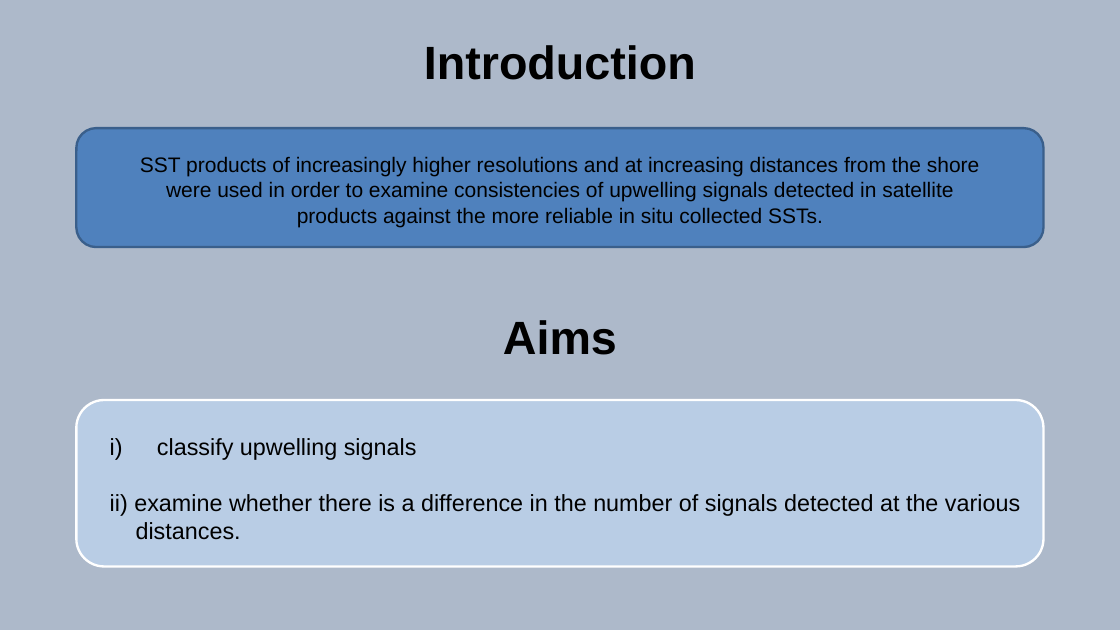
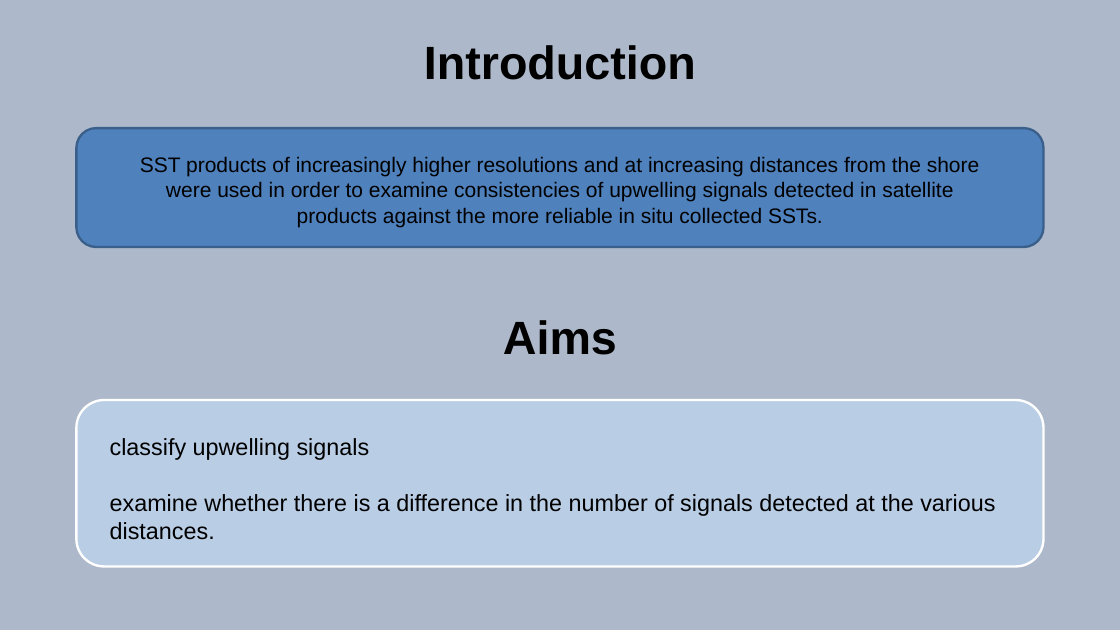
Before and after one commit to AmierohAbrahams/Upwelling_MCS, a slide deck: slide 3 of Presentation/Amieroh_P_new.pptx. Drawn at 1120x630 pixels with LibreOffice and Linux fonts; fonts in the diff are those of the drawing. Boxes give left, top, right and bottom in pixels: in the first picture for what was removed or moved away, otherwise in the second. Text is boxed around its words. In the diff, an @@ line names an element or a change of style, - is before the commit and + after.

```diff
--- a/Presentation/Amieroh_P_new.pptx
+++ b/Presentation/Amieroh_P_new.pptx
@@ text at <box>110,438,370,460</box>: bullet i) to none @@
@@ text at <box>110,494,995,516</box>: text changed @@
-ii) examine whether there is a difference in the number of signals detected at the various
+examine whether there is a difference in the number of signals detected at the various
```
Also in this commit, not shown: 1 other slide changed, 3 other files.
